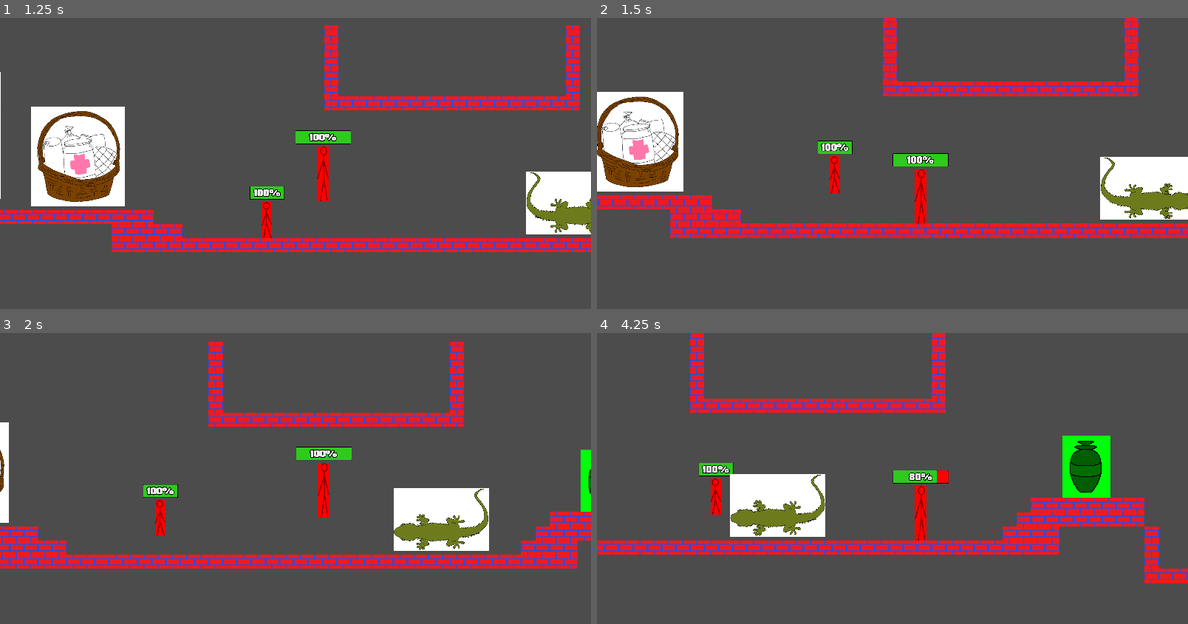
Above: before the commit, frames 1-4 (two rows, left to right).
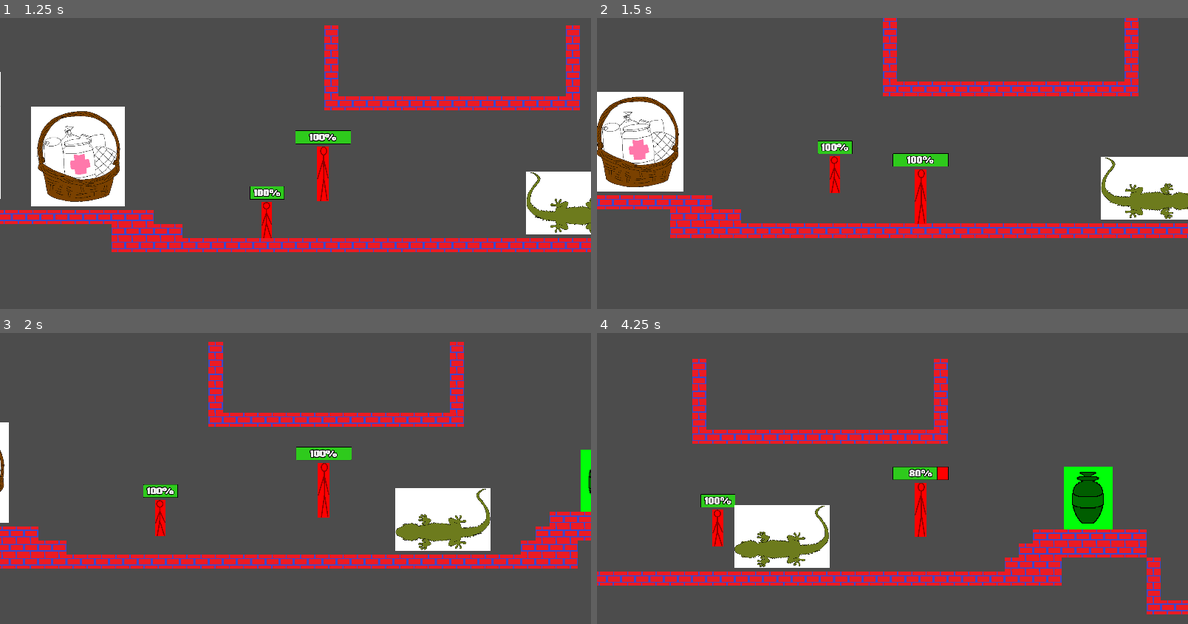
Above: after the commit, the same moments.

Repository: EyeBallTank/PROJECT-NORTUBEL-main-ish
Game: Godot game, scene res://src/levels/LevelTemplate3.tscn
The game is run twice, just before and just after one commit, with the same random seed, the same clock (stepped at 60 frames per second) and the same inputs. This scene is started directly instead of the project's main scene.
Inputs:
- Up to frame 1 (1.25 s): hold Right (right) from 0.53 s (still down); hold F (followme) from 0.53 s (still down); tap Up (jumpup) at 0.77 s
- Up to frame 2 (1.5 s): keep holding Right (right); release F (followme) at 1.28 s; tap S (standstill) at 1.35 s
- Up to frame 3 (2 s): keep holding Right (right); tap Up (jumpup) at 1.52 s
- Up to frame 4 (4.25 s): release Right (right) at 2.03 s; hold Left (left) 2.03-2.78 s; hold F (followme) 2.03-2.78 s; hold Right (right) from 2.78 s (still down); tap S (standstill) at 2.85 s; tap Up (jumpup) at 3.02, 3.77 s; hold F (followme) from 3.53 s (still down)

Frame 1 is identical in both runs. In frame 2, 0.2% of the frame differs, in the area x 85-100%, y 47-70%; in frame 3, 0.5%; in frame 4, 25%, in the area x 0-100%, y 0-97%.

Commit message:
added enemy hitbox system
Copied HeartBeast's Pixel tutorial a bit more, so the player can be hurt when idle

Diff:
--- /dev/null
+++ b/src/behind_the_scenes/Enemy Hitbox.gd
@@ -0,0 +1,5 @@
+extends Area2D
+
+func _on_Area2D_body_entered(body):
+	if body.name == "Player":
+		body.get_hurt()
--- /dev/null
+++ b/src/behind_the_scenes/Enemy Hitbox.tscn
@@ -0,0 +1,8 @@
+[gd_scene load_steps=2 format=2]
+
+[ext_resource path="res://src/behind_the_scenes/Enemy Hitbox.gd" type="Script" id=1]
+
+[node name="Area2D" type="Area2D"]
+script = ExtResource( 1 )
+
+[connection signal="body_entered" from="." to="." method="_on_Area2D_body_entered"]
--- a/src/enemies/gecko enemy.tscn
+++ b/src/enemies/gecko enemy.tscn
@@ -1,10 +1,14 @@
-[gd_scene load_steps=4 format=2]
+[gd_scene load_steps=6 format=2]
 
 [ext_resource path="res://assets/sprites/enemy_sprites/gecko test.png" type="Texture" id=1]
 [ext_resource path="res://src/enemies/gecko enemy.gd" type="Script" id=2]
+[ext_resource path="res://src/behind_the_scenes/Enemy Hitbox.tscn" type="PackedScene" id=3]
 
 [sub_resource type="RectangleShape2D" id=1]
-extents = Vector2( 215, 82.5 )
+extents = Vector2( 210.5, 80.5 )
+
+[sub_resource type="RectangleShape2D" id=2]
+extents = Vector2( 214.5, 83 )
 
 [node name="Gecko enemy" type="KinematicBody2D" groups=["enemies"]]
 collision_layer = 32
@@ -18,5 +22,11 @@
 flip_v = true
 
 [node name="CollisionShape2D" type="CollisionShape2D" parent="."]
-position = Vector2( 1, -157.5 )
+position = Vector2( 1.5, -155.5 )
 shape = SubResource( 1 )
+
+[node name="Area2D" parent="." instance=ExtResource( 3 )]
+
+[node name="CollisionShape2D" type="CollisionShape2D" parent="Area2D"]
+position = Vector2( 0.5, -156 )
+shape = SubResource( 2 )
--- a/src/play_actors/PlayerCopy.gd
+++ b/src/play_actors/PlayerCopy.gd
@@ -9,7 +9,6 @@
 
 var velocity: = Vector2.ZERO
 var jump_buffer_counter : int = 0
-
 
 #The following comments are not my own, if that isn't clear enough
 
@@ -32,7 +31,6 @@
 var PUSH_SPEED = 150
 var STOP_FORCE = 900
 var JUMP_SPEED = 1500
-var KNOCKBACKDIR = 5
 
 onready var healthBar = $HealthbarPlayer
 
@@ -43,12 +41,11 @@
 	healthBar.value = health
 	if health <= 0:
 		die()
-	for index in get_slide_count():
-		var collision = get_slide_collision(index)
-		if collision.collider.is_in_group("enemies"):
-			health -= 10
-			velocity.y -= 500
-#			velocity.x -= global_position.x * KNOCKBACKDIR
+#	for index in get_slide_count():
+#		var collision = get_slide_collision(index)
+#		if collision.collider.is_in_group("enemies"):
+#			get_hurt()
+
 
 	# Still using frankensteined code to do this
 	match state:
@@ -158,5 +155,9 @@
 # MIGHT NEED A STATE MACHINE FOR THIS
 # AT LEAST I FIGURED OUT A SPEED NERF "POWER DOWN" I GUESS
 
+func get_hurt():
+	health -= 10
+	velocity.y -= 500
+
 func die():
 	get_tree().reload_current_scene()
